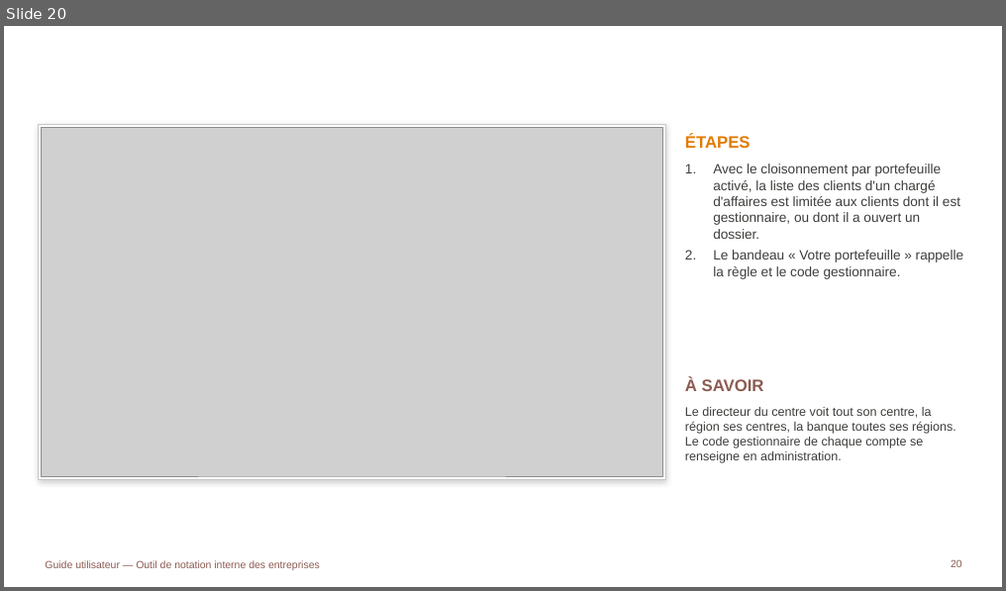
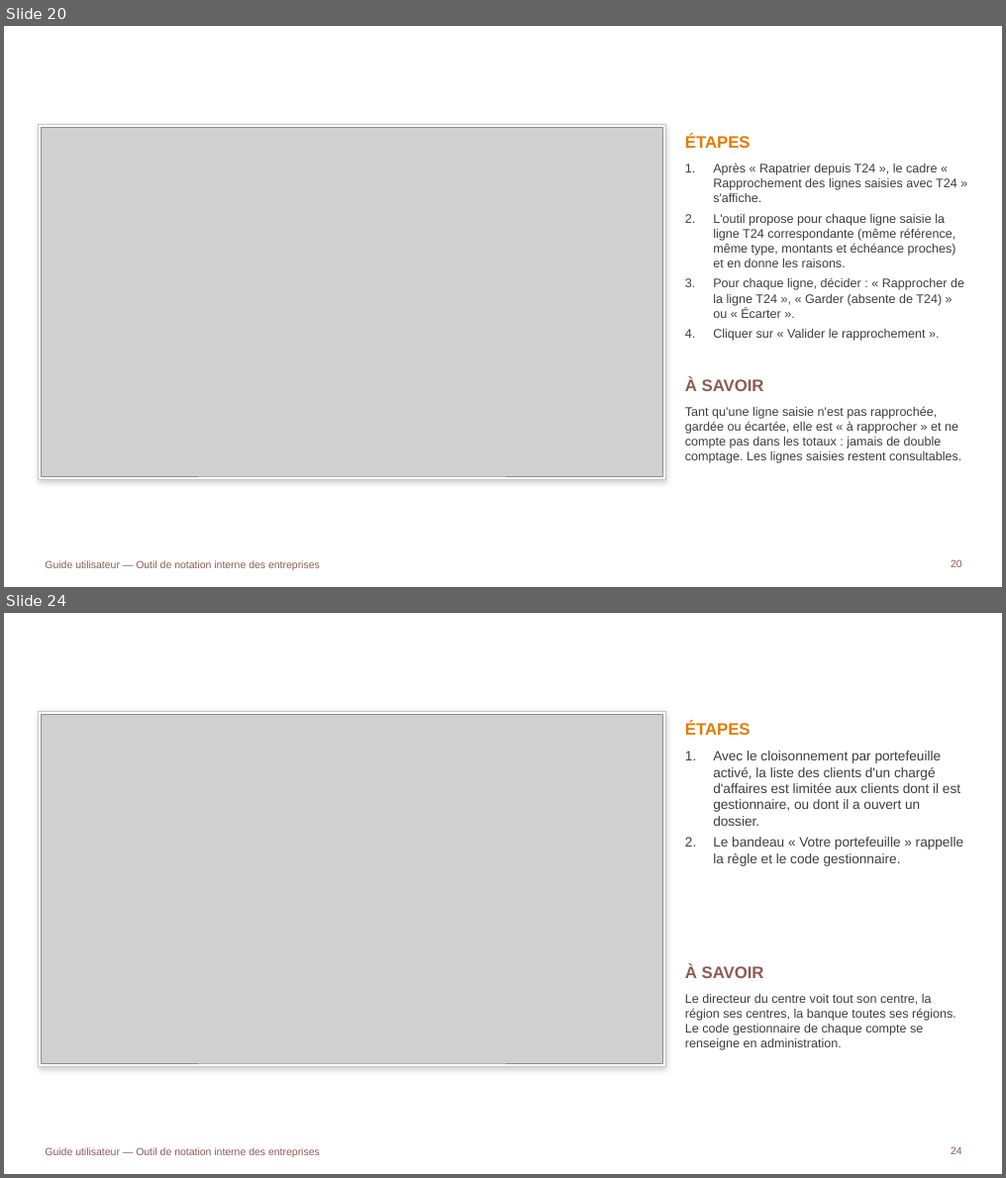
Before and after one commit to tariqeddoumi/Entreprise-scoring-cl, a slide deck: docs/guides/Guide_utilisateur_outil_notation.pptx. Shown one above the other, each under a label of ours: slide 20 before the commit, slides 20 and 24 after it; the slides between them are not shown. The pictures are 1006x591 and 1006x1178 pixels, drawn with LibreOffice and Linux fonts; fonts in the diff are those of the drawing; grey boxes stand for pictures; background and template pictures are left out. Boxes give left, top, right and bottom in pixels: in the first picture for what was removed or moved away, otherwise in the second. Text is boxed around its words. In the diff, an @@ line names an element or a change of style, - is before the commit and + after.

```diff
--- a/docs/guides/Guide_utilisateur_outil_notation.pptx
+++ b/docs/guides/Guide_utilisateur_outil_notation.pptx
@@ slide 20 added at [4, 26, 1002, 587], background #FFFFFF; not listed: 1 template element that a slide beside it also shows @@
@@ title added at [53, 49, 868, 107], 24 pt, text #FFFFFF, bold @@
+RAPPROCHER LES LIGNES SAISIES DES LIGNES T24
@@ rectangle added at [39, 124, 665, 479], fill #FFFFFF, outline #C6C6C6 0.75 pt @@
@@ picture added at [42, 127, 662, 476] @@
@@ text added at [685, 135, 750, 148], 16 pt, text #E37B05, bold @@
+ÉTAPES
@@ text added at [713, 163, 964, 341], 12 pt, text #3D3D3B @@
+1. Après « Rapatrier depuis T24 », le cadre « Rapprochement des lignes saisies avec T24 » s'affiche.
+2. L'outil propose pour chaque ligne saisie la ligne T24 correspondante (même référence, même type, montants et échéance proches) et en donne les raisons.
+3. Pour chaque ligne, décider : « Rapprocher de la ligne T24 », « Garder (absente de T24) » ou « Écarter ».
+4. Cliquer sur « Valider le rapprochement ».
@@ text added at [685, 377, 764, 391], 16 pt, text #8C5B52, bold @@
+À SAVOIR
@@ text added at [685, 406, 961, 464], 12 pt, text #3D3D3B @@
+Tant qu'une ligne saisie n'est pas rapprochée, gardée ou écartée, elle est « à rapprocher » et ne compte pas dans les totaux : jamais de double comptage. Les lignes saisies restent consultables.
@@ page number added at [950, 560, 962, 568], 10 pt, text #8C5B52 @@
+20
@@ what was slide 20 is now slide 24 @@
@@ page number at [950, 1147, 962, 1155]: text changed @@
-20
+24
```
Also in this commit, not shown: 11 slides changed, 7 other slides added, 18 other files.
